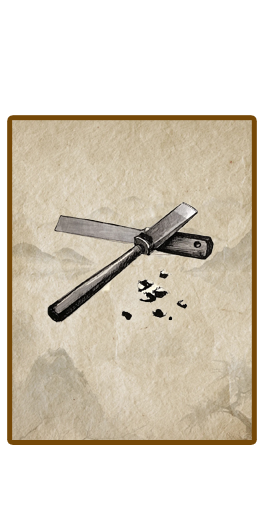
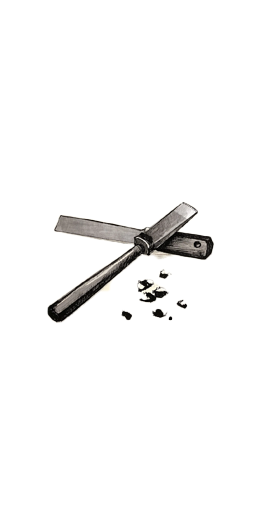
Layers edited between the first and the second 264x525 image:
hid "图层 1" over [12, 120, 252, 440]
